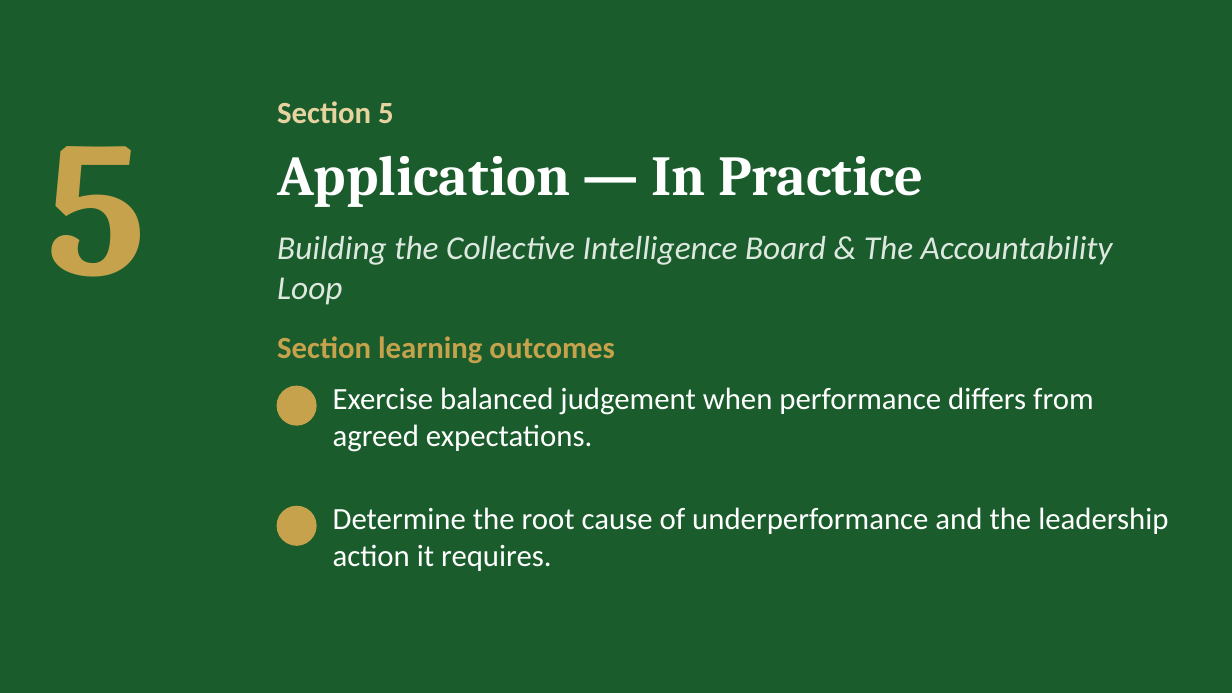
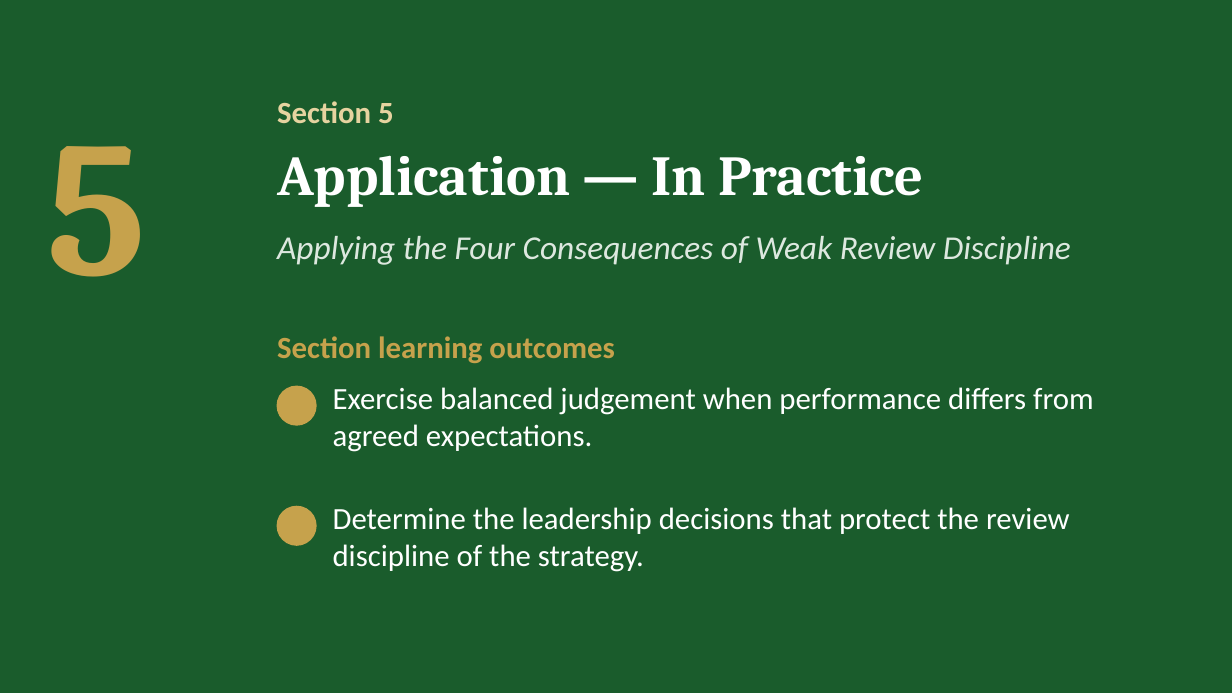
Before and after one commit to IBSL26/ibsl-platform, a slide deck: slide 22 of Unit decks/Unit 08 - Performance Measurement.pptx (slide 19 before the commit). Drawn at 1232x693 pixels with LibreOffice and Linux fonts; fonts in the diff are those of the drawing; background and template pictures are left out. Boxes give left, top, right and bottom in pixels: in the first picture for what was removed or moved away, otherwise in the second. Text is boxed around its words. In the diff, an @@ line names an element or a change of style, - is before the commit and + after.

Commit message:
Unit 8: Performance Measurement rebuilt (pages, Capstone four boxes, report labels, Learning Portfolio, deck)

```diff
--- a/Unit decks/Unit 08 - Performance Measurement.pptx
+++ b/Unit decks/Unit 08 - Performance Measurement.pptx
@@ text at [277, 236, 1071, 265]: text changed @@
-Building the Collective Intelligence Board & The Accountability Loop
+Applying the Four Consequences of Weak Review Discipline
@@ text at [333, 507, 1070, 572]: text changed @@
-Determine the root cause of underperformance and the leadership action it requires.
+Determine the leadership decisions that protect the review discipline of the strategy.
```
Also in this commit, not shown: 11 other slides changed, 6 slides added, 6 slides removed, 32 other files.
